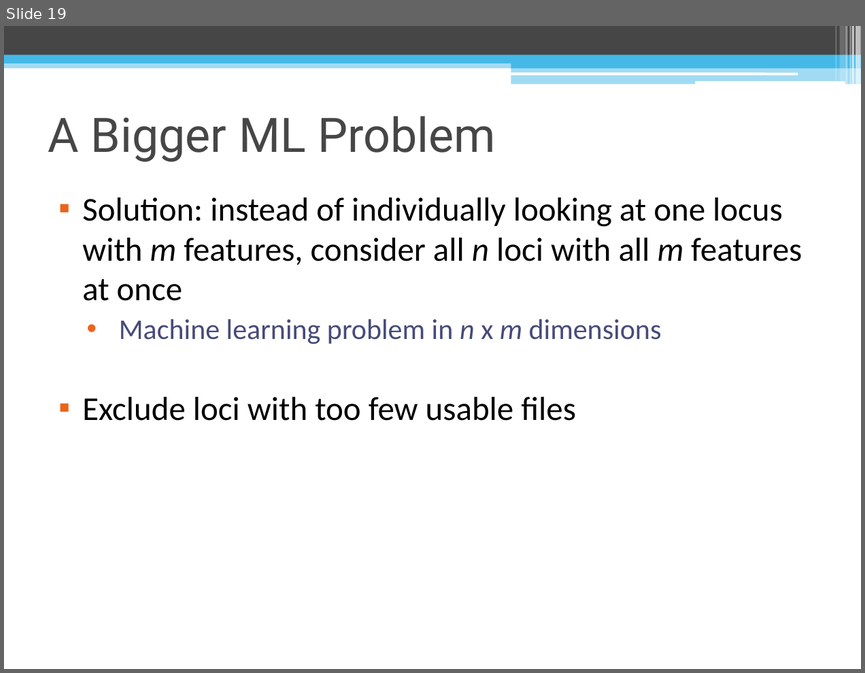
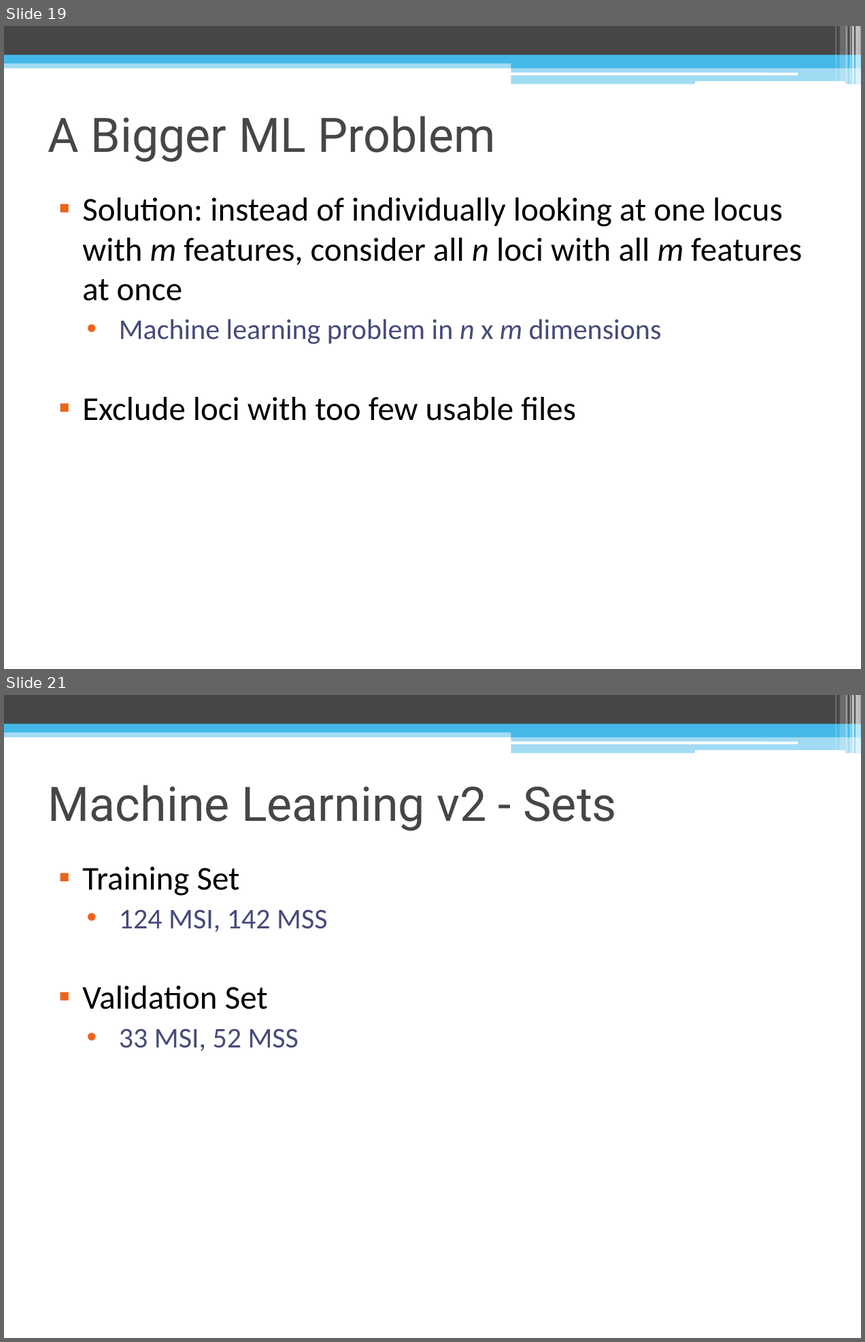
Before and after one commit to lailamargaret/Stanford-2018, a slide deck: MSI Project Presentation.pptx. Shown one above the other, each under a label of ours: slide 19 before the commit, slides 19 and 21 after it; the slides between them are not shown. The pictures are 865x673 and 865x1342 pixels, drawn with LibreOffice and Linux fonts; fonts in the diff are those of the drawing. Boxes give left, top, right and bottom in pixels: in the first picture for what was removed or moved away, otherwise in the second. Text is boxed around its words. In the diff, an @@ line names an element or a change of style, - is before the commit and + after.

```diff
--- a/MSI Project Presentation.pptx
+++ b/MSI Project Presentation.pptx
@@ slide 21 added at (4,695,861,1338), background #FFFFFF; not listed: 13 template elements that a slide beside it also shows @@
@@ title added at (48,785,617,831), 40 pt, text #464646 @@
+Machine Learning v2 - Sets
@@ text added at (82,866,327,1051), 28 pt, text #000000 @@
+▪ Training Set
+  • 124 MSI, 142 MSS
+▪ Validation Set
+  • 33 MSI, 52 MSS
```
Also in this commit, not shown: 2 slides changed, 6 other slides added.
